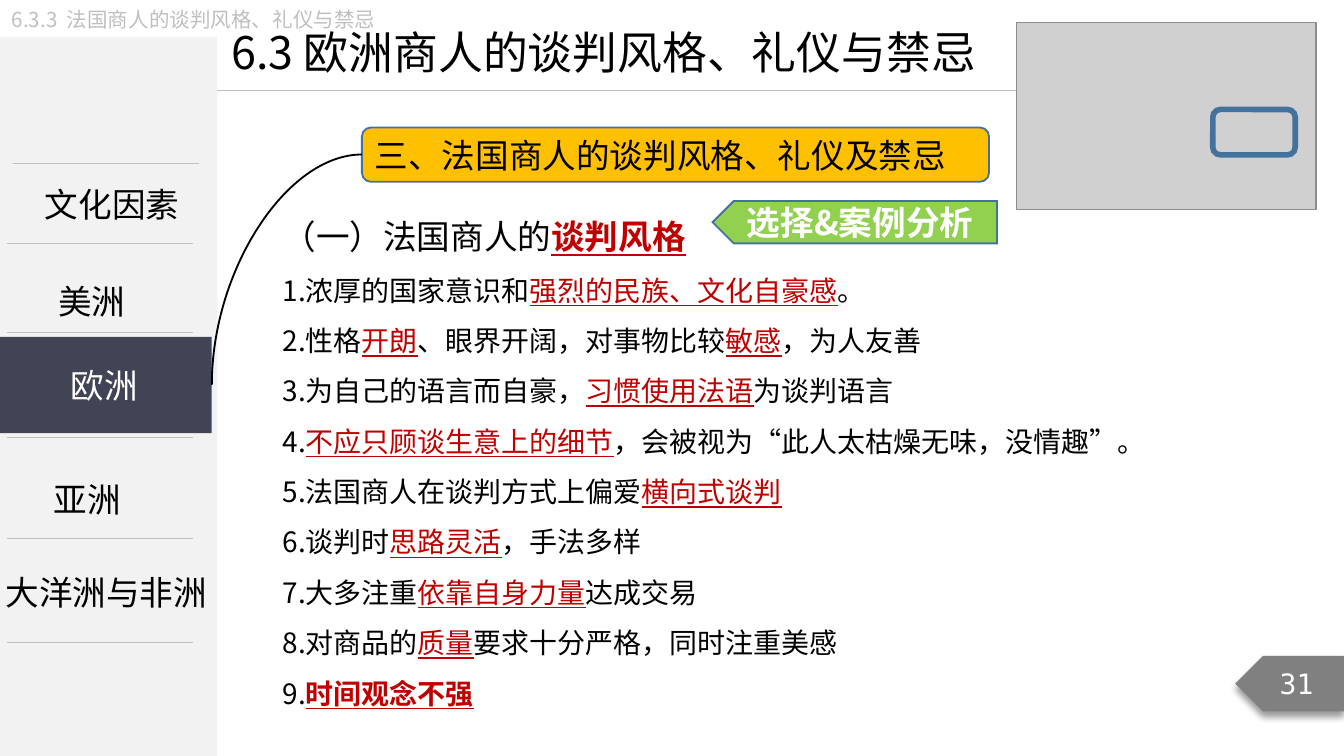
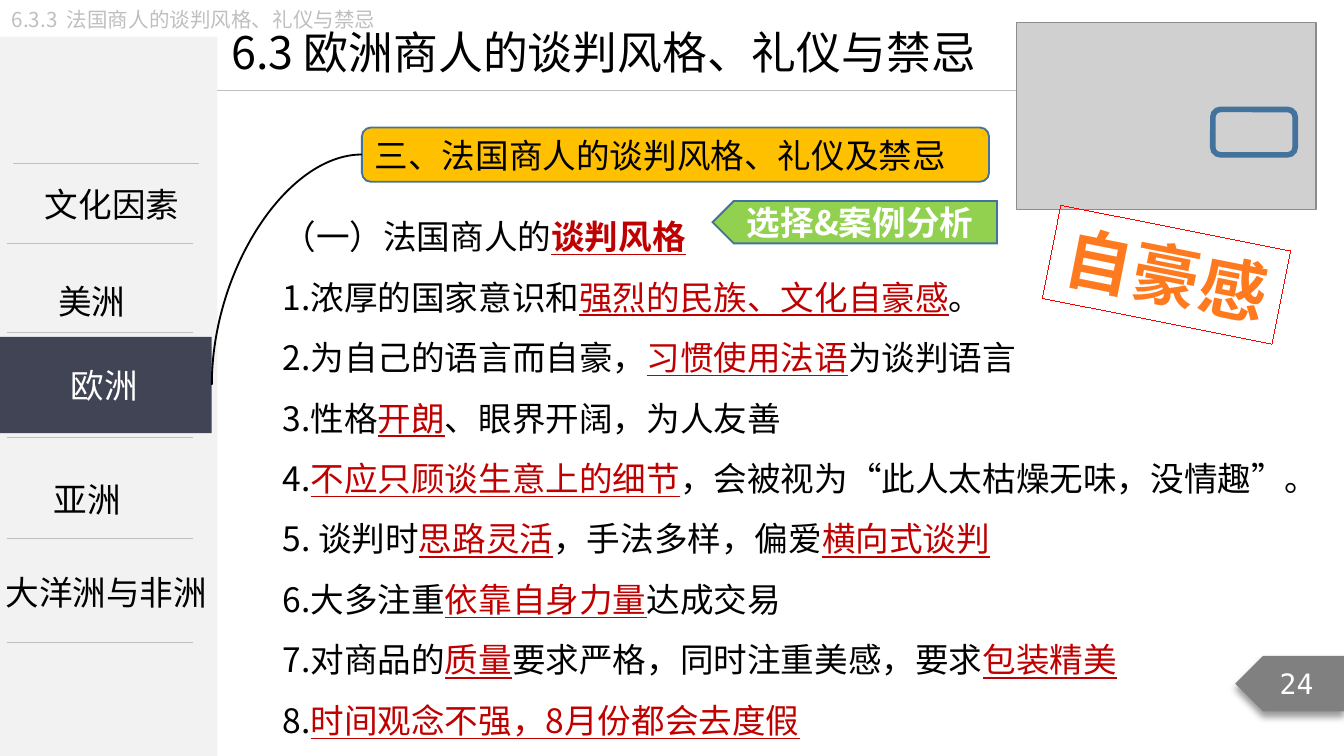
Before and after one commit to Call-me-zhy/tangtang, a slide deck: slide 24 of 3 国际商务谈判/课件/国际商务谈判精讲7.pptx (slide 31 before the commit). Drawn at 1344x756 pixels with LibreOffice and Linux fonts; fonts in the diff are those of the drawing; grey boxes stand for pictures. Boxes give left, top, right and bottom in pixels: in the first picture for what was removed or moved away, otherwise in the second. Text is boxed around its words. In the diff, an @@ line names an element or a change of style, - is before the commit and + after.

Commit message:
新增课件 国际商务谈判精讲7

```diff
--- a/3 国际商务谈判/课件/国际商务谈判精讲7.pptx
+++ b/3 国际商务谈判/课件/国际商务谈判精讲7.pptx
@@ rectangle added at (x1=1043, y1=205, x2=1291, y2=345), outline #FF0000 0.75 pt, 36 pt, text gradient #FF7A1F to #CA5200, bold @@
+自豪感
@@ text at (x1=283, y1=281, x2=1319, y2=497): size 15 to 18 pt in "1.浓厚的国家意识和强烈的民族、文化自豪感。", "4.不应只顾谈生意上的细节，会被视为“此人太枯燥无味，没情趣”。" @@
@@ text at (x1=283, y1=341, x2=1017, y2=437): text changed; size 15 to 18 pt @@
-2.性格开朗、眼界开阔，对事物比较敏感，为人友善
-3.为自己的语言而自豪，习惯使用法语为谈判语言
+2.为自己的语言而自豪，习惯使用法语为谈判语言
+3.性格开朗、眼界开阔，为人友善
@@ text at (x1=283, y1=522, x2=1117, y2=739): text changed; size 15 to 18 pt @@
-5.法国商人在谈判方式上偏爱横向式谈判
-6.谈判时思路灵活，手法多样
-7.大多注重依靠自身力量达成交易
-8.对商品的质量要求十分严格，同时注重美感
-9.时间观念不强
+5. 谈判时思路灵活，手法多样，偏爱横向式谈判
+6.大多注重依靠自身力量达成交易
+7.对商品的质量要求严格，同时注重美感，要求包装精美
+8.时间观念不强，8月份都会去度假
@@ page number at (x1=1280, y1=673, x2=1314, y2=694): text changed @@
-31
+24
```
Also in this commit, not shown: 50 other slides changed, 3 slides removed, 9 other files.
